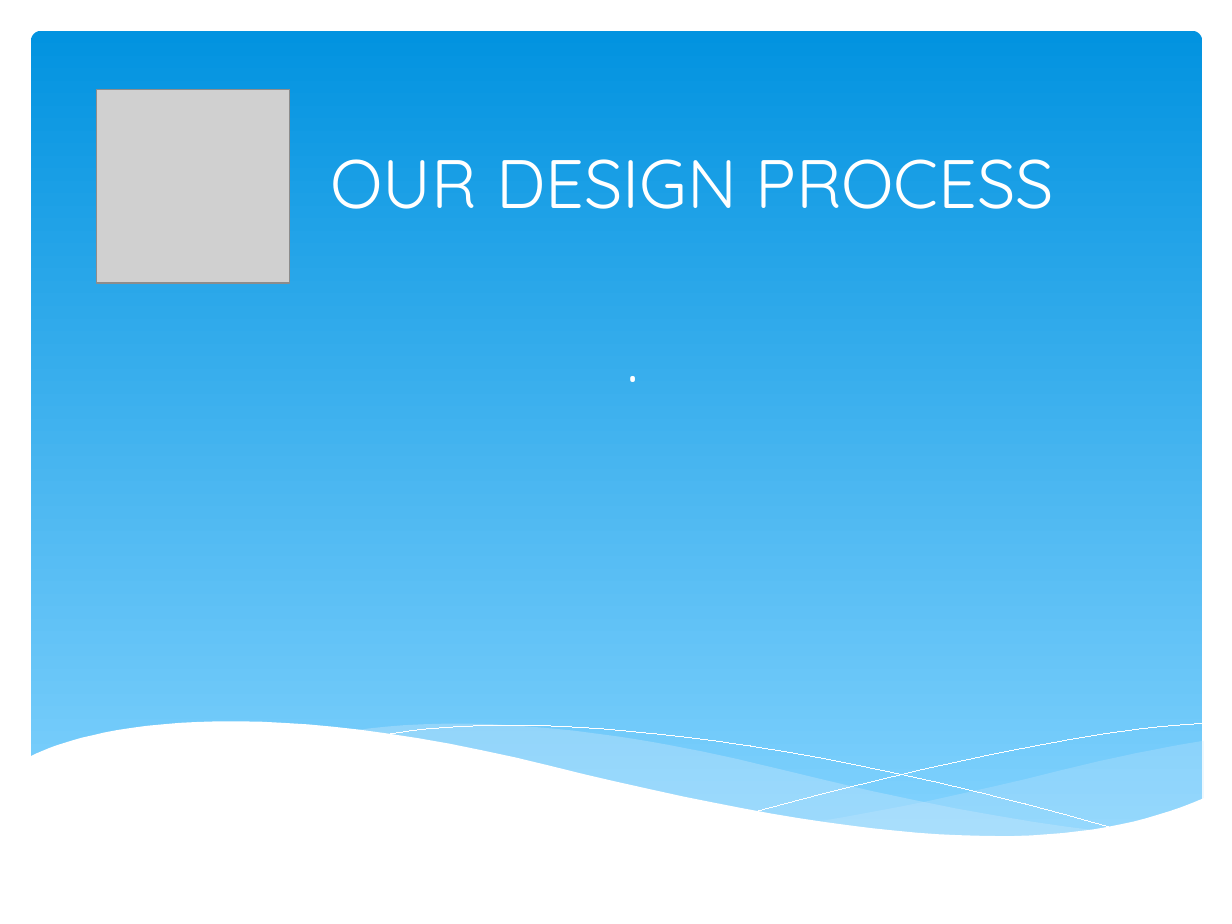
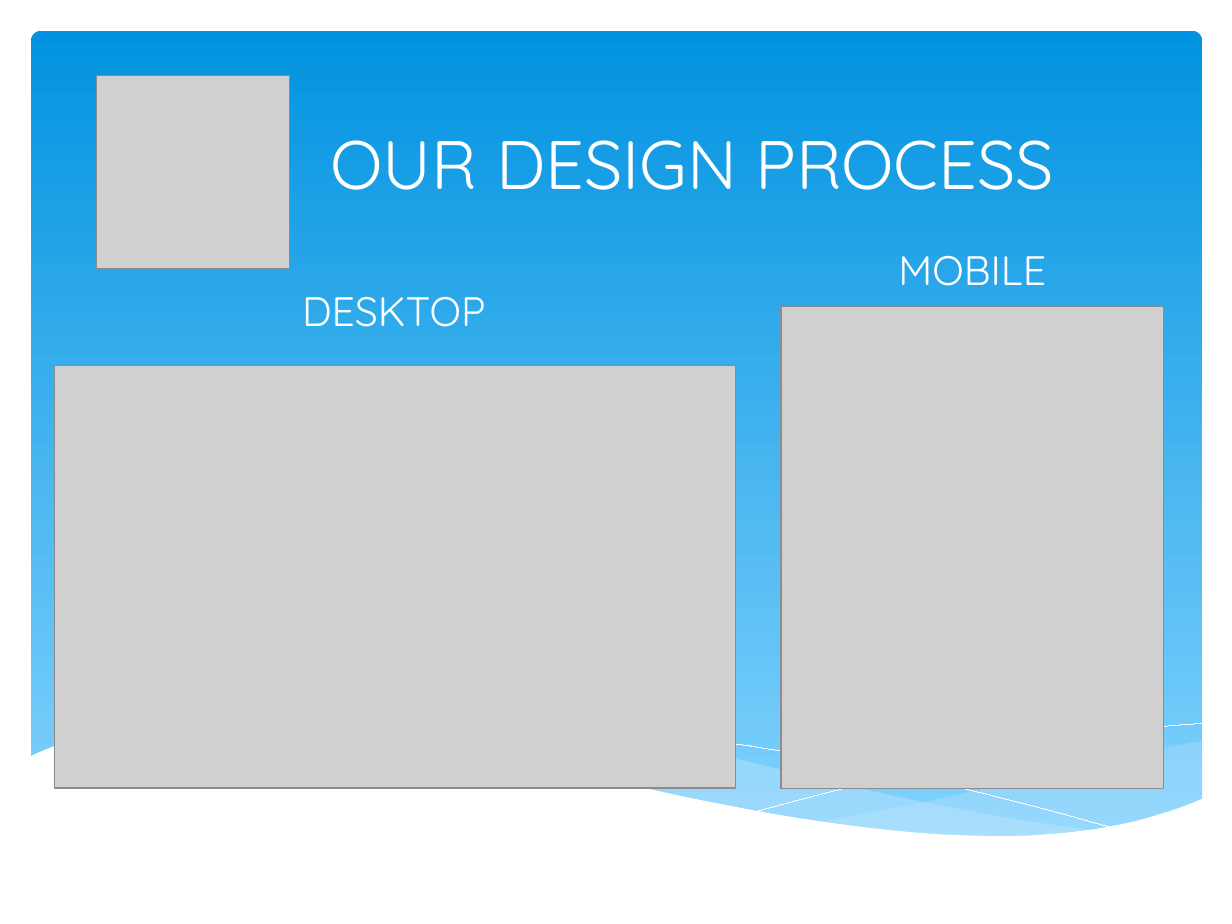
Before and after one commit to BradFabian/weatherEvent, a slide deck: slide 4 of presentation.pptx. Drawn at 1232x924 pixels with LibreOffice and Linux fonts; fonts in the diff are those of the drawing; grey boxes stand for pictures. Boxes give left, top, right and bottom in pixels: in the first picture for what was removed or moved away, otherwise in the second. Text is boxed around its words. In the diff, an @@ line names an element or a change of style, - is before the commit and + after.

```diff
--- a/presentation.pptx
+++ b/presentation.pptx
@@ picture: place and size @@
-picture at bbox=[96, 90, 290, 283]
+picture at bbox=[96, 75, 290, 269]
@@ title "OUR DESIGN PROCESS": place and size @@
-title "OUR DESIGN PROCESS" at bbox=[330, 159, 1055, 209]
+title "OUR DESIGN PROCESS" at bbox=[330, 140, 1055, 190]
@@ subtitle added at bbox=[898, 256, 1046, 286], 24 pt, text #FFFFFF @@
+MOBILE
@@ text added at bbox=[302, 297, 486, 327], 24 pt, text #FFFFFF @@
+DESKTOP
@@ subtitle removed at bbox=[96, 314, 1186, 649] @@
-.
@@ picture added at bbox=[781, 307, 1164, 788] @@
@@ picture added at bbox=[54, 366, 736, 788] @@
```
Also in this commit, not shown: 1 other slide changed, 1 slide added, 1 other file.
